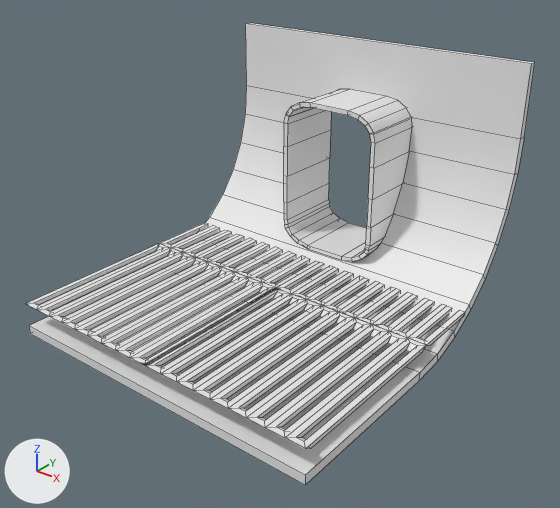
Before and after pictures for a commit that changed the FBX model Assets/Assets/DinandSpul/FBX's/BasicKit/MainBaseEntrerance.fbx.
One viewpoint serves both versions: a 50 mm lens placed at (7.1, -8.22, 5.31), pointed at (2.22, -2.13, 1.53). Every picture has the same lights, and +X, +Y and +Z are marked at lower left. The older version comes first. Mesh edges are drawn as thin lines. Where no turn or scale is listed for an object, it has been applied to the vertices. Vertices at exactly the same position are counted once.

Names of what the first picture shows: 'MainBaseEntrerance'.
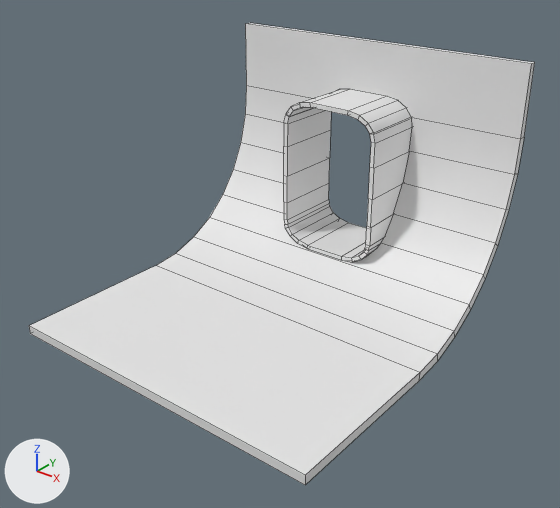
What the commit changed:
me_cylinder_004 is used by ob_mainbaseentrerance; location (0.0, -4.0, 0.0).
me_cylinder_004 had 667 vertices, 638 faces and spanned x 0.0..4.0, y 0.0..4.0, z 0.54..3.54.
me_cylinder_004 now has 224 vertices, 190 faces and spans x 0.0..4.0, y 0.0..4.0, z 0.54..3.54.
me_cylinder_004 part 1: the loose piece of 223 vertices spanning x 0.0..4.0, y 2.08..2.96, z 0.89..0.94 is deleted.
me_cylinder_004 part 2: the loose piece of 220 vertices spanning x 0.0..4.0, y 0.0..2.08, z 0.89..0.94 is deleted.

Pixel boxes [x1, y1, x2, y2] of what changed, in the pictures (560 x 508 px):
'MainBaseEntrerance', reshaped
    before: [26, 23, 535, 485]
    after: [29, 23, 535, 485]
part 1 of me_cylinder_004, deleted
    before: [160, 223, 465, 346]
part 2 of me_cylinder_004, deleted
    before: [26, 243, 426, 448]
